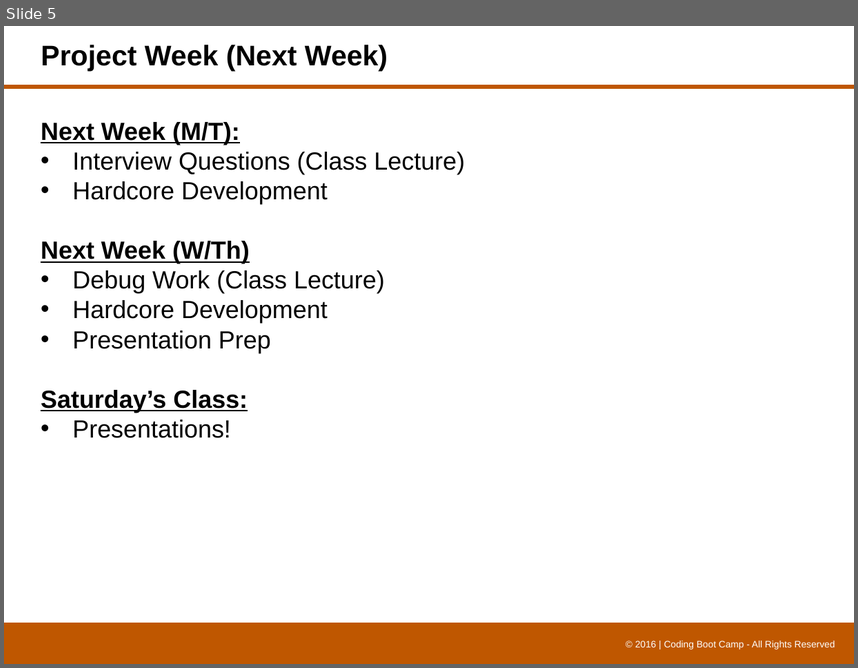
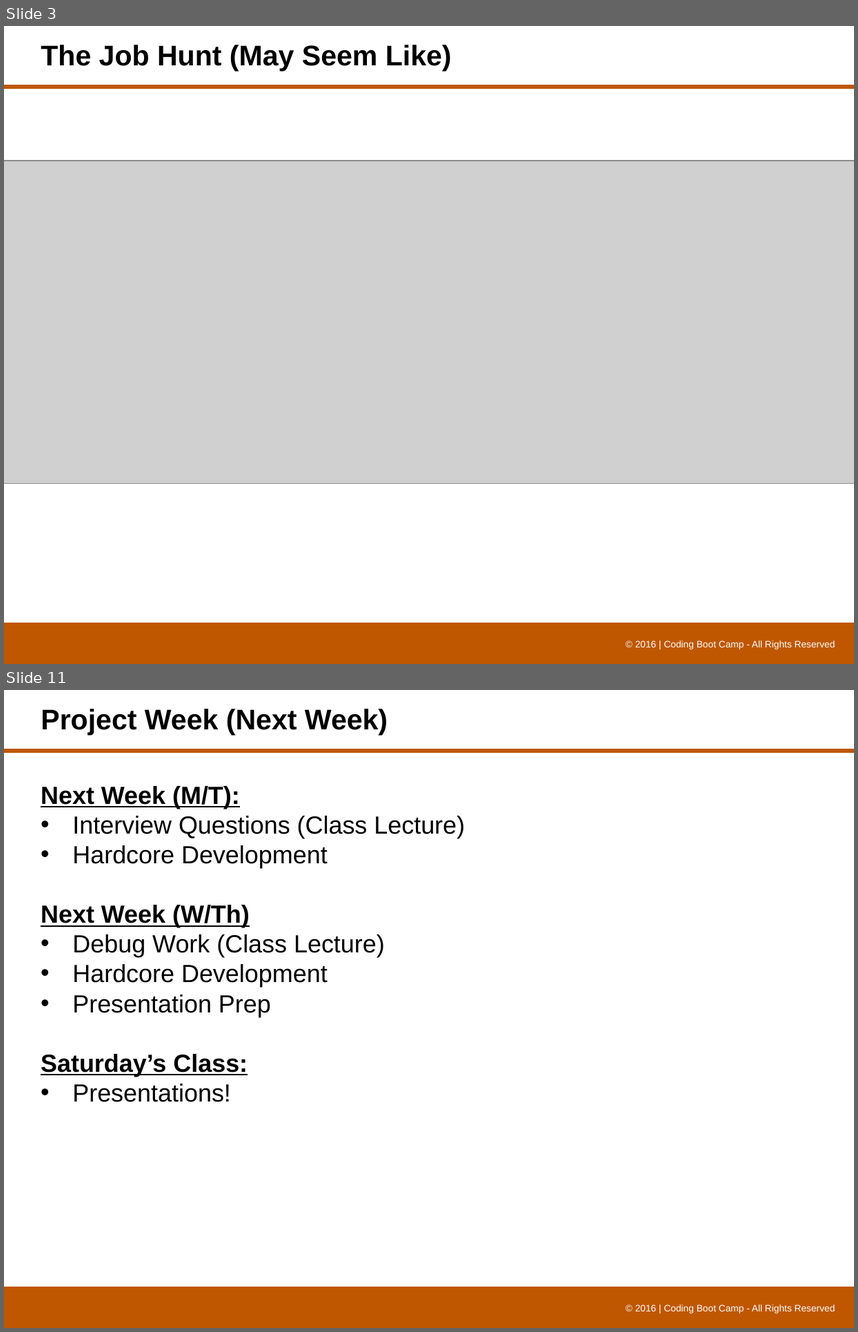
Before and after one commit to threecs/camp, a slide deck: 0419-tth-class-content/08-api-project/8.1/UT-API_Project_Week_1.pptx. Shown one above the other, each under a label of ours: slide 5 before the commit, slides 3 and 11 after it; the slides between them are not shown. The pictures are 858x668 and 858x1332 pixels, drawn with LibreOffice and Linux fonts; fonts in the diff are those of the drawing; grey boxes stand for pictures; background and template pictures are left out. Boxes give left, top, right and bottom in pixels: in the first picture for what was removed or moved away, otherwise in the second. Text is boxed around its words. In the diff, an @@ line names an element or a change of style, - is before the commit and + after.

```diff
--- a/0419-tth-class-content/08-api-project/8.1/UT-API_Project_Week_1.pptx
+++ b/0419-tth-class-content/08-api-project/8.1/UT-API_Project_Week_1.pptx
@@ slide 3 added at (x1=4, y1=26, x2=854, y2=664), background #FFFFFF; not listed: 3 template elements that a slide beside it also shows @@
@@ title added at (x1=41, y1=45, x2=452, y2=71), 24 pt, text #000000, bold @@
+The Job Hunt (May Seem Like)
@@ picture added at (x1=4, y1=161, x2=854, y2=483) @@
@@ what was slide 5 is now slide 11 @@
```
Also in this commit, not shown: 1 slide changed, 8 other slides added, 4 slides removed, 21 other files.
